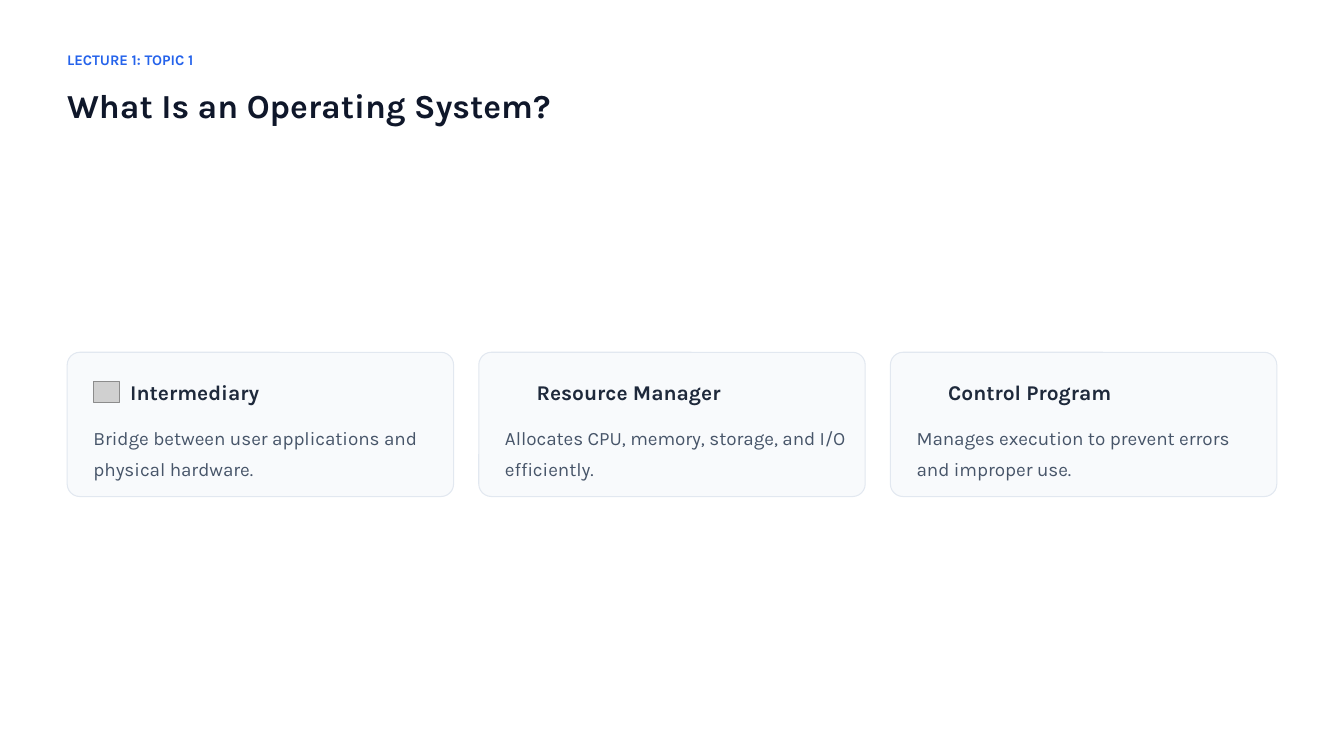
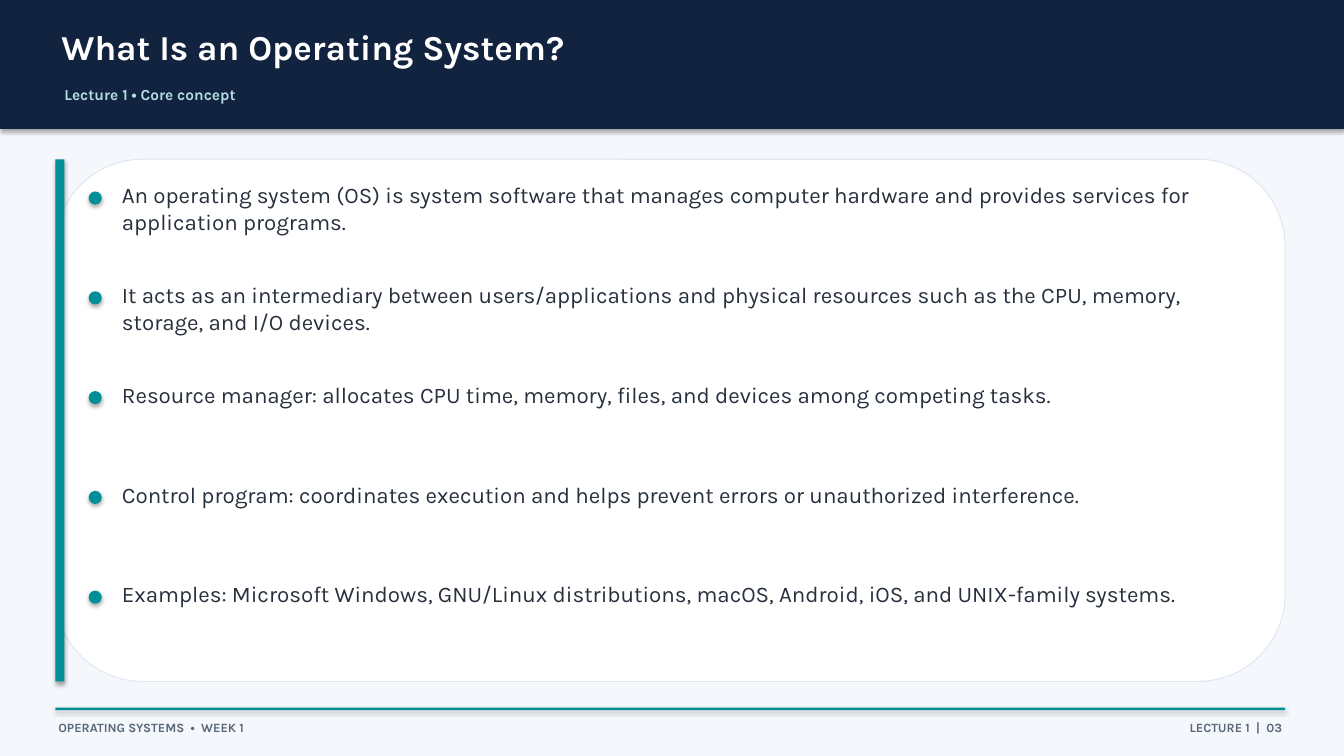
Before and after one commit to usman4317782/RIC_Fall_26_27, a slide deck: slide 3 of Morning/OS_ITM/slides/week 1.pptx. Drawn at 1344x756 pixels with LibreOffice and Linux fonts; fonts in the diff are those of the drawing; grey boxes stand for pictures; background and template pictures are left out. Boxes give left, top, right and bottom in pixels: in the first picture for what was removed or moved away, otherwise in the second. Text is boxed around its words. In the diff, an @@ line names an element or a change of style, - is before the commit and + after.

Commit message:
add week 1 slides

```diff
--- a/Morning/OS_ITM/slides/week 1.pptx
+++ b/Morning/OS_ITM/slides/week 1.pptx
@@ rectangle added at [0, 0, 1344, 756], fill #F4F7FB @@
@@ rectangle added at [0, 0, 1344, 129], fill #122340 @@
@@ text "What Is an Operating System?": place and size @@
-text "What Is an Operating System?" at [67, 94, 550, 127]
+text "What Is an Operating System?" at [61, 35, 564, 69]
@@ text "What Is an Operating System?" at [61, 35, 564, 69]: size 24 to 25 pt, text colour #0F172A to #FFFFFF; line spacing 1.2 to 1 @@
@@ text at [64, 90, 235, 104]: text changed; size 10.5 to 11 pt; text colour #2563EB to #B4DEE2 @@
-LECTURE 1: TOPIC 1
+Lecture 1 • Core concept
@@ rounded rectangle: place and size @@
-rounded rectangle at [479, 352, 865, 496]
+rounded rectangle at [55, 159, 1286, 682]
@@ rounded rectangle at [55, 159, 1286, 682]: fill #F8FAFC to #FFFFFF; outline #E2E8F0 0.75 pt to #E1E7EF 0.75 pt; proportions changed @@
@@ rectangle added at [55, 159, 65, 682], fill #008F96 @@
@@ ellipse added at [89, 192, 102, 205], fill #008F96 @@
@@ text added at [122, 187, 1189, 236], 16 pt, text #27303D @@
+An operating system (OS) is system software that manages computer hardware and provides services for application programs.
@@ ellipse added at [89, 291, 102, 304], fill #008F96 @@
@@ text added at [122, 286, 1181, 336], 16 pt, text #27303D @@
+It acts as an intermediary between users/applications and physical resources such as the CPU, memory, storage, and I/O devices.
@@ rounded rectangle removed at [68, 352, 454, 496] @@
@@ rounded rectangle removed at [890, 352, 1276, 496] @@
@@ picture removed at [94, 381, 120, 402] @@
@@ text added at [122, 387, 1051, 409], 16 pt, text #27303D @@
+Resource manager: allocates CPU time, memory, files, and devices among competing tasks.
@@ text removed at [130, 385, 259, 405] @@
-Intermediary
@@ text removed at [537, 386, 721, 405] @@
-Resource Manager
@@ text removed at [948, 385, 1111, 405] @@
-Control Program
@@ ellipse added at [89, 391, 102, 404], fill #008F96 @@
@@ text removed at [93, 432, 417, 481] @@
-Bridge between user applications and physical hardware.
@@ text removed at [505, 431, 846, 481] @@
-Allocates CPU, memory, storage, and I/O efficiently.
@@ text removed at [917, 432, 1229, 481] @@
-Manages execution to prevent errors and improper use.
@@ ellipse added at [89, 491, 102, 504], fill #008F96 @@
@@ text added at [122, 487, 1079, 509], 16 pt, text #27303D @@
+Control program: coordinates execution and helps prevent errors or unauthorized interference.
@@ ellipse added at [89, 591, 102, 604], fill #008F96 @@
@@ text added at [122, 585, 1175, 608], 16 pt, text #27303D @@
+Examples: Microsoft Windows, GNU/Linux distributions, macOS, Android, iOS, and UNIX-family systems.
@@ rectangle added at [55, 708, 1286, 711], fill #008F96 @@
@@ text added at [58, 723, 243, 732], 9 pt, text #5A687A, bold @@
+OPERATING SYSTEMS • WEEK 1
@@ text added at [1190, 723, 1282, 732], 9 pt, text #5A687A, bold @@
+LECTURE 1 | 03
```
Also in this commit, not shown: 29 slides added, 29 slides removed.
